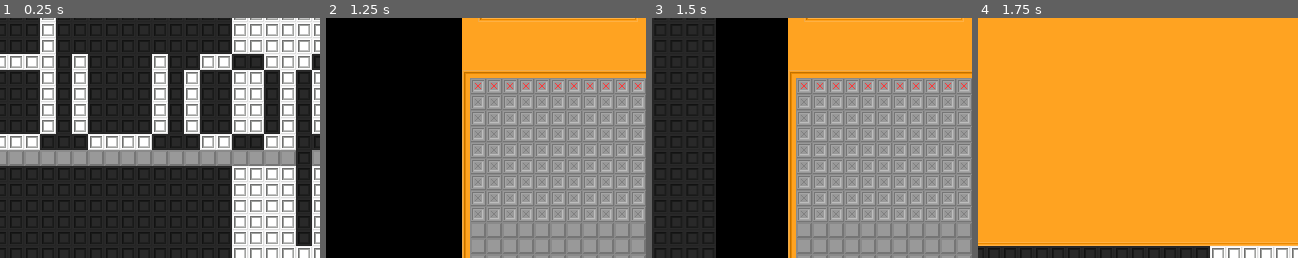
Above: before the commit, frames 1-4 (left to right).
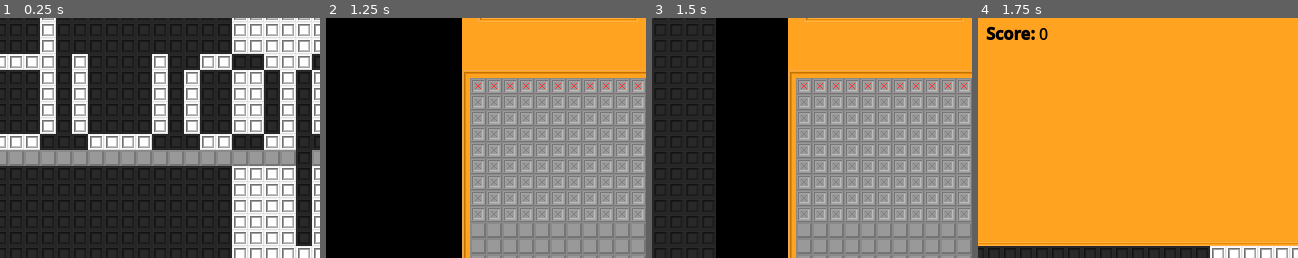
Above: after the commit, the same moments.

Repository: ka-puna/duopo
Game: Godot game, scene res://src/main.tscn
Same seed, same stepped clock (60 frames per second), same inputs: the game is played once before the commit and once after it.
Inputs:
- Up to frame 1 (0.25 s): no input
- Up to frame 2 (1.25 s): click "Time Mode" at 0.5 s
- Up to frame 3 (1.5 s): click "❚❚" at 1.25 s
- Up to frame 4 (1.75 s): no input
The pictures show only the part of the screen within x 14-64%, y 19-69%; the shares and areas given below are measured in that part.

Frames 1-3 are identical in both runs. In frame 4, 0.6% of the frame differs, in the area x 2-22%, y 3-10%.

Commit message:
Display stats in pause screen. Add score to stats.

Diff:
--- a/src/scene/time_mode.gd
+++ b/src/scene/time_mode.gd
@@ -93,6 +93,7 @@
 	get_tree().paused = true
 	var pause_menu = _open_pause_menu(restart_game, _quit_game)
 	add_child(pause_menu)
+	pause_menu.set_display_data(get_stats())
 
 
 ## Returns a new pattern.
@@ -145,6 +146,7 @@
 	get_tree().paused = true
 	var pause_menu = _open_pause_menu(_unpause_game, _quit_game)
 	add_child(pause_menu)
+	pause_menu.set_display_data(get_stats())
 
 
 func _quit_game():
@@ -162,6 +164,14 @@
 		score += matched_rows**2 * 100
 
 
+## Returns a dictionary of game statistics.
+func get_stats() -> Dictionary:
+	var stats = {
+		"Score": score,
+	}
+	return stats
+
+
 func _unpause_game():
 	remove_child($pause_menu)
 	get_tree().paused = false
